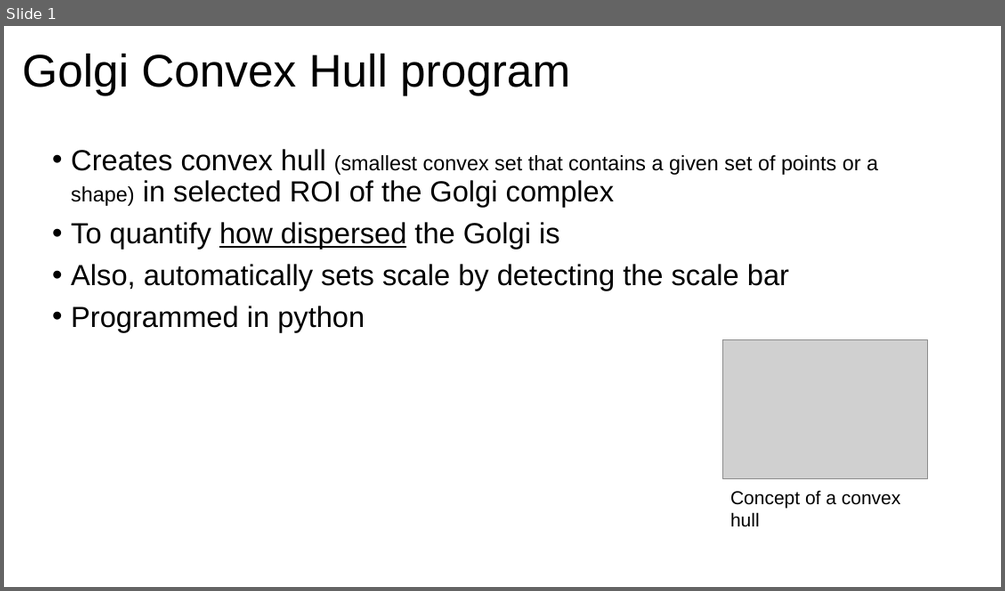
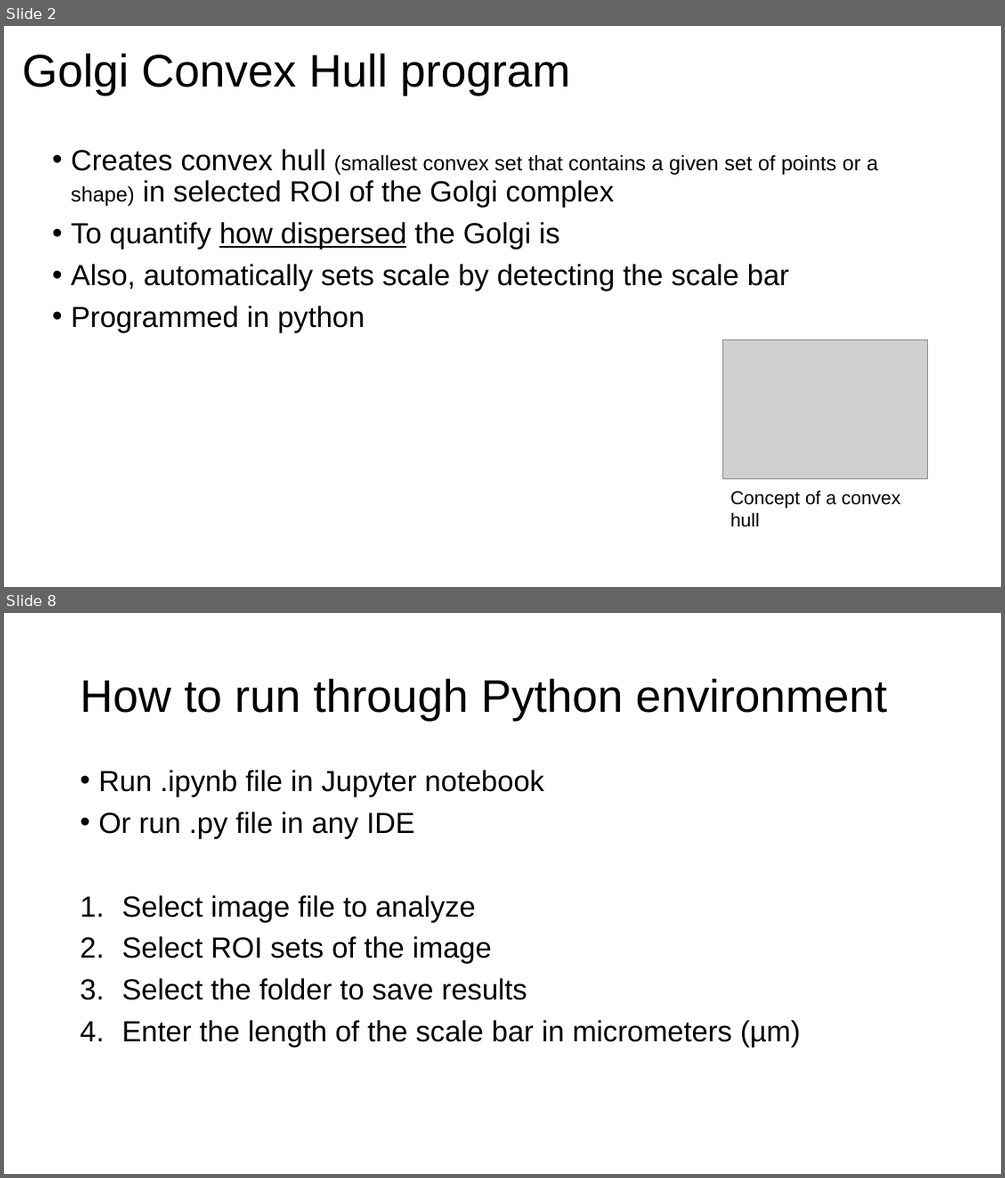
Before and after one commit to ashley200303/Golgi-dispersion, a slide deck: How to use Golgi convex hull program.pptx. Shown one above the other, each under a label of ours: slide 1 before the commit, slides 2 and 8 after it; the slides between them are not shown. The pictures are 1005x591 and 1005x1178 pixels, drawn with LibreOffice and Linux fonts; fonts in the diff are those of the drawing; grey boxes stand for pictures. Boxes give left, top, right and bottom in pixels: in the first picture for what was removed or moved away, otherwise in the second. Text is boxed around its words. In the diff, an @@ line names an element or a change of style, - is before the commit and + after.

```diff
--- a/How to use Golgi convex hull program.pptx
+++ b/How to use Golgi convex hull program.pptx
@@ slide 8 added at (x1=4, y1=613, x2=1001, y2=1174), background #FFFFFF @@
@@ title added at (x1=80, y1=678, x2=887, y2=721), 44 pt, text #000000 @@
+How to run through Python environment
@@ text added at (x1=98, y1=770, x2=801, y2=1046), 28 pt, text #000000 @@
+• Run .ipynb file in Jupyter notebook
+• Or run .py file in any IDE
+1. Select image file to analyze
+2. Select ROI sets of the image
+3. Select the folder to save results
+4. Enter the length of the scale bar in micrometers (µm)
@@ what was slide 1 is now slide 2 @@
```
Also in this commit, not shown: 2 slides changed, 4 other slides added, 1 slide removed.
